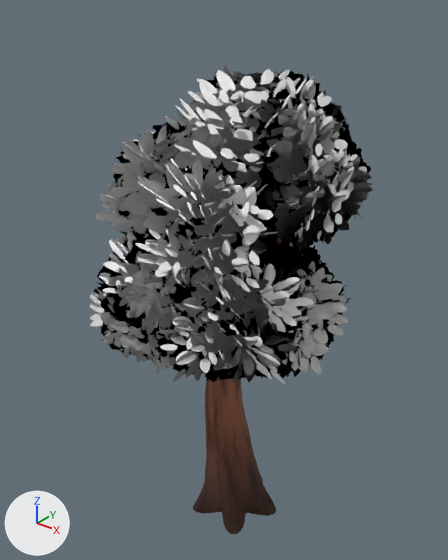
A saved change to the glTF model public/models/CommonTree_1.glb.
Both versions are drawn from a 50 mm camera at (4.83, -6.34, 7.81) aimed at (-0.2, -0.05, 3.91). Every picture has the same lights, and +X, +Y and +Z are marked at lower left. The older version comes first.

Names of what the first picture shows: 'CommonTree_1'.
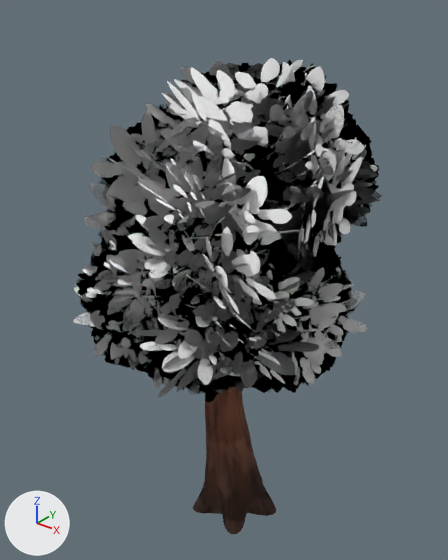
The change in detail:
Mesh me_lod1 is new.
It has 1994 vertices, 1573 faces and spans x -2.44..2.43, y -2.48..2.18, z -0.24..7.32.
Faces by material slot: [799, 774].
It uses material mat_bark_normaltree.
It uses material mat_leaves_normaltree.
Object 'LOD1' (ob_lod1) is new; it shows me_lod1.
Its location is (0.0, 0.0, 0.0).

Boxes [x1, y1, x2, y2] around the edits, measured in the pictures (448 x 560 px):
'LOD1', added
    after: [74, 58, 382, 534]
    faces in mat_leaves_normaltree: [74, 58, 382, 397]
    faces in mat_bark_normaltree: [193, 387, 273, 534]
